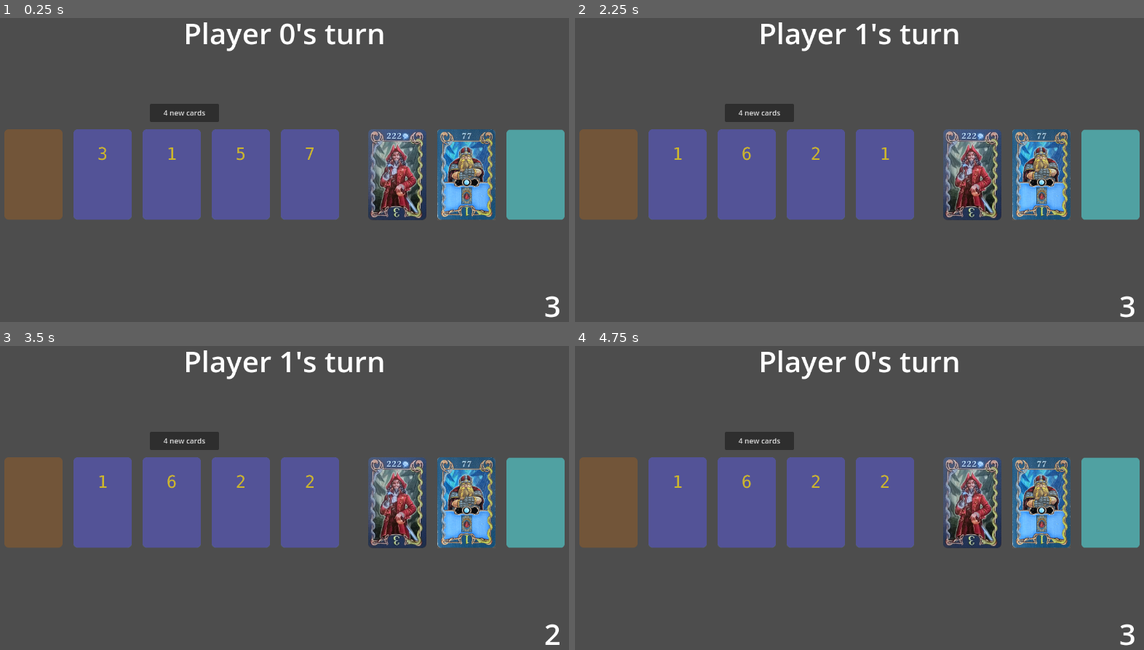
Above: before the commit, frames 1-4 (two rows, left to right).
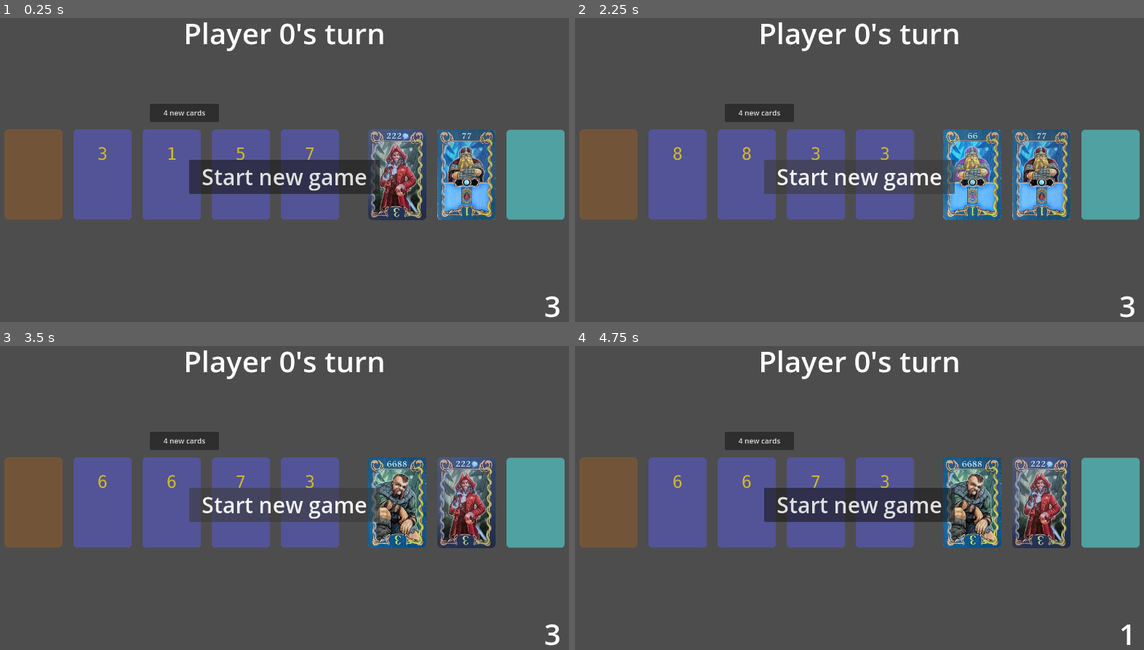
Above: after the commit, the same moments.

Repository: vbackeberg/game1
Game: Godot game, scene res://src/main.tscn
Same seed, same stepped clock (60 frames per second), same inputs: the game is played once before the commit and once after it.
Inputs (mouse positions are in pixels of both pictures, inside the frame that each line leads up to):
- Up to frame 1 (0.25 s): no input
- Up to frame 2 (2.25 s): click "4 new cards" at 0.5 s; click "4 new cards" at 1.25 s; click (859, 176) at 2 s, where only the run after the commit has a clickable "Start new game"
- Up to frame 3 (3.5 s): click (284, 504) at 2.75 s, where only the run after the commit has a clickable "Start new game"
- Up to frame 4 (4.75 s): click (609, 504) at 3.5 s; click (1109, 504) at 4.25 s

The runs differ from the first frame. In frame 1, 3.7% of the frame differs, in the area x 33-67%, y 46-58%; in frame 2, 5.8%; in frame 3, 8.3%; in frame 4, 9.1%, in the area x 17-99%, y 36-99%.

Commit message:
after win show restart button that reloads scenes

Diff:
--- a/src/main.gd
+++ b/src/main.gd
@@ -14,20 +14,14 @@
 # Called when the node enters the scene tree for the first time.
 func _ready() -> void:
 	middleArea = $MiddleArea
-
 	players = [$PlayerArea, $PlayerArea2]
 	startingPlayer = players[0]
+	_set_current_player(0)
 
-	currentPlayerIdx = 0
-	currentPlayer = players[currentPlayerIdx]
-	currentPlayer.actionsLeft = 3
-
-	$ActionsLeftLabel.text = str(currentPlayer.actionsLeft)
-	$CurrentPlayerLabel.text = "Player " + str(currentPlayerIdx) + "'s turn"
 	$WinOverlay.visible = false
-
 	twelvePointsReached = false
 	lastTurn = false
+
 
 func _input(event):
 	if event.is_action_pressed("ui_accept"): # Space bar
@@ -79,10 +73,7 @@
 	currentPlayer.visible = false
 	middleArea.visible = true
 
-	currentPlayerIdx = (currentPlayerIdx + 1) % players.size()
-	currentPlayer = players[currentPlayerIdx]
-	currentPlayer.actionsLeft = 3
-	$CurrentPlayerLabel.text = "Player " + str(currentPlayerIdx) + "'s turn"
+	_set_current_player((currentPlayerIdx + 1) % players.size())
 
 func on_resource_spent(value):
 	$MiddleArea.graveyardResources.append(value)
@@ -106,3 +97,13 @@
 
 	$WinOverlay.visible = true
 	$WinOverlay/WinnerLabel.text = "Player " + str(sortedPlayers[0].playerName) + " has won!"
+
+func _on_new_game_button_pressed() -> void:
+	get_tree().reload_current_scene()
+
+func _set_current_player(nextPlayer: int):
+	currentPlayerIdx = nextPlayer
+	currentPlayer = players[currentPlayerIdx]
+	currentPlayer.actionsLeft = 3
+	$CurrentPlayerLabel.text = "Player " + str(currentPlayerIdx) + "'s turn"
+	$ActionsLeftLabel.text = str(currentPlayer.actionsLeft)
--- a/src/main.tscn
+++ b/src/main.tscn
@@ -40,7 +40,23 @@
 text = "Player 1's turn"
 horizontal_alignment = 1
 
+[node name="NewGameButton" type="Button" parent="."]
+anchors_preset = 8
+anchor_left = 0.5
+anchor_top = 0.5
+anchor_right = 0.5
+anchor_bottom = 0.5
+offset_left = -210.0
+offset_top = -37.5
+offset_right = 210.0
+offset_bottom = 37.5
+grow_horizontal = 2
+grow_vertical = 2
+theme_override_font_sizes/font_size = 48
+text = "  Start new game  "
+
 [node name="WinOverlay" type="Panel" parent="."]
+self_modulate = Color(0, 0, 0, 1)
 anchors_preset = 15
 anchor_right = 1.0
 anchor_bottom = 1.0
@@ -73,3 +89,4 @@
 [connection signal="visibility_changed" from="PlayerArea5" to="PlayerArea5" method="_on_visibility_changed"]
 [connection signal="action_used" from="PlayerArea6" to="." method="_on_action_used"]
 [connection signal="visibility_changed" from="PlayerArea6" to="PlayerArea6" method="_on_visibility_changed"]
+[connection signal="pressed" from="NewGameButton" to="." method="_on_new_game_button_pressed"]
